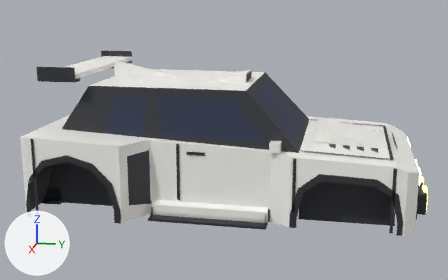
What one commit did to the Blender file assets/meshes/kumo/Kumo.blend.
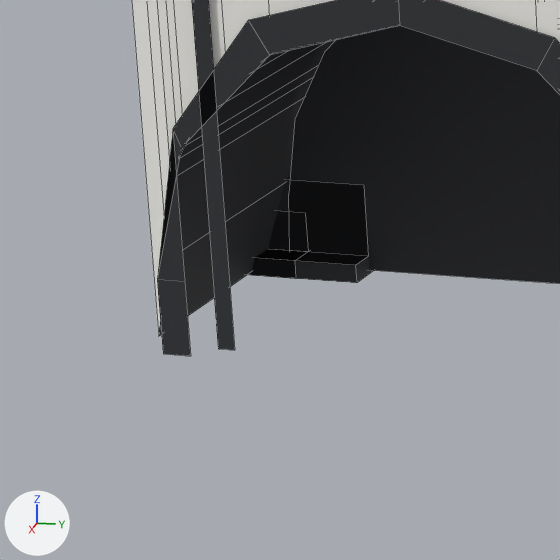
The first picture shows the older version from a 50 mm camera at (19.92, 3.91, 5.34) aimed at (0.19, -0.04, 0.4). The close-ups show the older and then the newer version on the part from 0% to 21% of the width and 56% to 90% of the height of that picture. Only the edits that show in the close-ups are written down. The lights are fixed; the arrows at lower left show +X, +Y and +Z. The close-ups show mesh edges as thin lines.

The older version as bpy lines, for what is in view:
```python
me_archlip_rr = bpy.data.meshes.new('ArchLip_RR')
me_archlip_rr.from_pydata(...)  # 18 vertices, 8 faces; spans x 3.63, y -5.45..-2.45, z -1.42..0.58
me_archlip_rr.materials.append(mat_trim)  # dark grey #2f3035
me_opt_diffuser_race_accdiffuserrace = bpy.data.meshes.new('Opt_Diffuser_Race_AccDiffuserRace')
me_opt_diffuser_race_accdiffuserrace.from_pydata(...)  # a box spanning x -2.4..2.4, y -5.89..-4.99, z -1.44..-1.34; a box spanning x -2.25..-2.15, y -5.89..-4.99, z -1.34..-0.94; a box spanning x -1.15..-1.05, y -5.89..-4.99, z -1.34..-0.94; a box spanning x -0.05..0.05, y -5.89..-4.99, z -1.34..-0.94; a box spanning x 1.05..1.15, y -5.89..-4.99, z -1.34..-0.94; a box spanning x 2.15..2.25, y -5.89..-4.99, z -1.34..-0.94
me_opt_diffuser_race_accdiffuserrace.materials.append(mat_trim)  # dark grey #2f3035
me_underbody = bpy.data.meshes.new('Underbody')
me_underbody.from_pydata(...)  # 87 vertices, 56 faces; spans x -3.6..3.6, y -5.6..6.0, z -1.42..0.38
me_underbody.materials.append(mat_trim)  # dark grey #2f3035
ob_archlip_rr = bpy.data.objects.new('ArchLip_RR', me_archlip_rr)
ob_archlip_rr.location = (0.0, 0.0, 0.0)
ob_opt_diffuser_race_accdiffuserrace = bpy.data.objects.new('Opt_Diffuser_Race_AccDiffuserRace', me_opt_diffuser_race_accdiffuserrace)
ob_opt_diffuser_race_accdiffuserrace.location = (0.0, 0.0, 0.0)
ob_underbody = bpy.data.objects.new('Underbody', me_underbody)
ob_underbody.location = (0.0, 0.0, 0.0)
# also in view: 'Ink_BumpR_R' at (3.63, -5.1, -0.17); 'Fender_RR' at (3.11, -3.08, -0.19); 'Opt_Diffuser_Road_AccDiffuser' at (0.0, -5.61, -1.28); 'BumperRear' at (0.0, -5.38, -0.19); 'WheelWell' at (0.0, 0.0, -0.53)
```
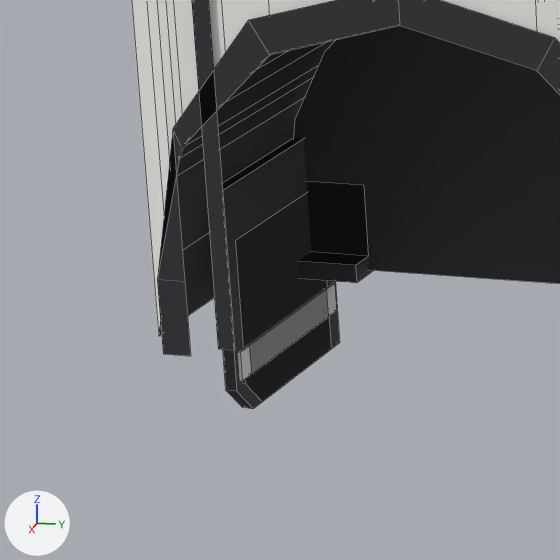
What changed in the scene script:
```text
Add me_opt_mudflaps_long_accmudflapslongband:
    me_opt_mudflaps_long_accmudflapslongband.from_pydata(...)  # a box spanning x 2.04..3.12, y 2.7..2.8, z -1.75..-1.59; a box spanning x -3.12..-2.04, y 2.7..2.8, z -1.75..-1.59; a box spanning x 2.04..3.12, y -5.4..-5.3, z -1.75..-1.59; a box spanning x -3.12..-2.04, y -5.4..-5.3, z -1.75..-1.59
    me_opt_mudflaps_long_accmudflapslongband.materials.append(mat_body)  # white #f7f6f1
Add me_opt_mudflaps_long_accmudflapslong:
    me_opt_mudflaps_long_accmudflapslong.from_pydata(...)  # 40 vertices, 28 faces; spans x -3.16..3.16, y -5.38..2.78, z -1.95..-0.7
    me_opt_mudflaps_long_accmudflapslong.materials.append(mat_trim)  # dark grey #2f3035
Add me_opt_mudflaps_rally_accmudflapsband:
    me_opt_mudflaps_rally_accmudflapsband.from_pydata(...)  # a box spanning x 2.14..3.02, y 2.7..2.8, z -1.75..-1.59; a box spanning x -3.02..-2.14, y 2.7..2.8, z -1.75..-1.59; a box spanning x 2.14..3.02, y -5.4..-5.3, z -1.75..-1.59; a box spanning x -3.02..-2.14, y -5.4..-5.3, z -1.75..-1.59
    me_opt_mudflaps_rally_accmudflapsband.materials.append(mat_body)  # white #f7f6f1
Add me_opt_mudflaps_rally_accmudflaps:
    me_opt_mudflaps_rally_accmudflaps.from_pydata(...)  # 40 vertices, 28 faces; spans x -3.06..3.06, y -5.38..2.78, z -1.95..-1.0
    me_opt_mudflaps_rally_accmudflaps.materials.append(mat_trim)  # dark grey #2f3035
Add ob_opt_mudflaps_long_accmudflapslongband:
    ob_opt_mudflaps_long_accmudflapslongband = bpy.data.objects.new('Opt_Mudflaps_Long_AccMudflapsLongBand', me_opt_mudflaps_long_accmudflapslongband)
    ob_opt_mudflaps_long_accmudflapslongband.location = (0.0, 0.0, 0.0)
Add ob_opt_mudflaps_long_accmudflapslong:
    ob_opt_mudflaps_long_accmudflapslong = bpy.data.objects.new('Opt_Mudflaps_Long_AccMudflapsLong', me_opt_mudflaps_long_accmudflapslong)
    ob_opt_mudflaps_long_accmudflapslong.location = (0.0, 0.0, 0.0)
Add ob_opt_mudflaps_rally_accmudflapsband:
    ob_opt_mudflaps_rally_accmudflapsband = bpy.data.objects.new('Opt_Mudflaps_Rally_AccMudflapsBand', me_opt_mudflaps_rally_accmudflapsband)
    ob_opt_mudflaps_rally_accmudflapsband.location = (0.0, 0.0, 0.0)
Add ob_opt_mudflaps_rally_accmudflaps:
    ob_opt_mudflaps_rally_accmudflaps = bpy.data.objects.new('Opt_Mudflaps_Rally_AccMudflaps', me_opt_mudflaps_rally_accmudflaps)
    ob_opt_mudflaps_rally_accmudflaps.location = (0.0, 0.0, 0.0)
```

Boxes (x1, y1, x2, y2) around the edits, measured in the close-ups (560 x 560 px):
'Opt_Mudflaps_Long_AccMudflapsLong', added: after (222, 138, 340, 409)
'Opt_Mudflaps_Rally_AccMudflaps', added: after (235, 193, 331, 402)
'Opt_Mudflaps_Long_AccMudflapsLongBand', added: after (238, 283, 337, 381)
'Opt_Mudflaps_Rally_AccMudflapsBand', added: after (248, 290, 328, 373)
'Opt_Diffuser_Road_AccDiffuser', unchanged, covered by the edit: before (250, 211, 308, 279)
